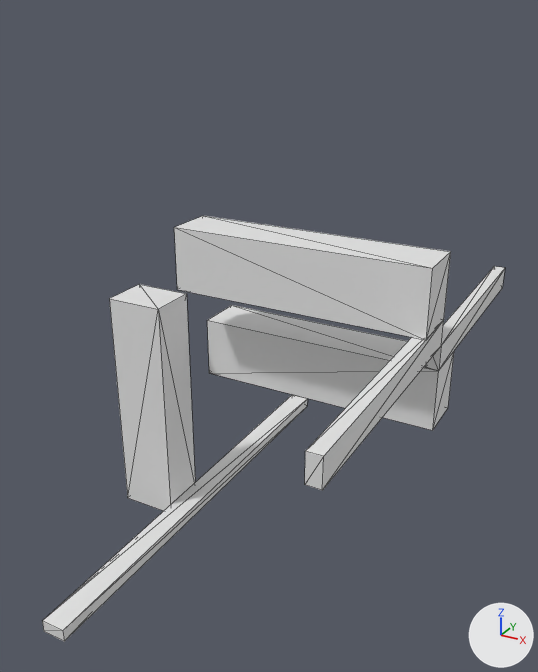
The OBJ model Data/bmc/tiles_structure/t_215.obj: old version first, new version second.
Both versions are drawn from a camera (50 mm lens) standing at (0.816, -1.214, 0.552) and looking at (0.161, -0.023, -0.044). The axes (+X, +Y, +Z) are drawn at lower right. The lights are the same throughout. Mesh edges are drawn as thin lines. Where no turn or scale is listed for an object, it has been applied to the vertices.

Names of what the first picture shows: 't_215'.
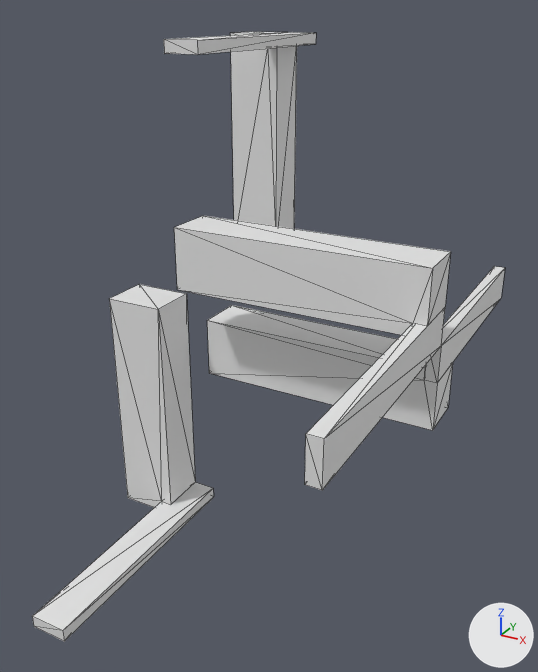
The change, as a diff of the scene's bpy script:
```diff
--- a/Data/bmc/tiles_structure/t_215.obj.py
+++ b/Data/bmc/tiles_structure/t_215.obj.py
@@ me_t_215 @@
 # used by ob_t_215; location = (0.0, 0.0, 0.0)
-me_t_215.from_pydata(...)  # 44 vertices, 72 faces; spans x -0.175..0.5, y -0.5..0.5, z -0.5..0.175
+me_t_215.from_pydata(...)  # 70 vertices, 128 faces; spans x -0.175..0.5, y -0.5..0.5, z -0.5..0.5
+# me_t_215 part 1: a new loose piece of 18 vertices spanning x -0.175..0.0, y 0.0..0.5, z 0.0..0.5
+# me_t_215 part 2
+# 12 vertices are removed from x -0.05..0.5, y -0.5..0.5, z -0.5..0.05
+# 56 faces are deleted
+# 4 vertices move from x -0.05..0.5, y -0.5..0.5, z -0.5..0.05 to x -0.075..0.475, y -0.5..0.5, z -0.5..0.075
+# 9 vertices are added at x -0.075..0.5, y -0.1..0.1, z -0.5..0.075
+# 5 new vertices lie (0.0, 0.5, 0.0) away from vertices in x -0.05..0.5, y -0.5, z -0.5..0.05
+# 6 new vertices lie (0.025, 0.0, 0.0) away from vertices in x -0.075..0.5, y -0.5..0.5, z -0.475..0.075
+# 80 new faces join them
```

Changed parts and their boxes [x1, y1, x2, y2] in the pictures (538 x 672 px; the box of a moved part takes in the faces that stretch with it):
't_215', reshaped (43% taller): before [42, 216, 505, 642]; after [32, 32, 505, 642]
part 1 of me_t_215, added: after [164, 32, 316, 229]
part 2 of me_t_215, moved or reshaped: before [42, 231, 505, 641]; after [32, 231, 505, 641]
